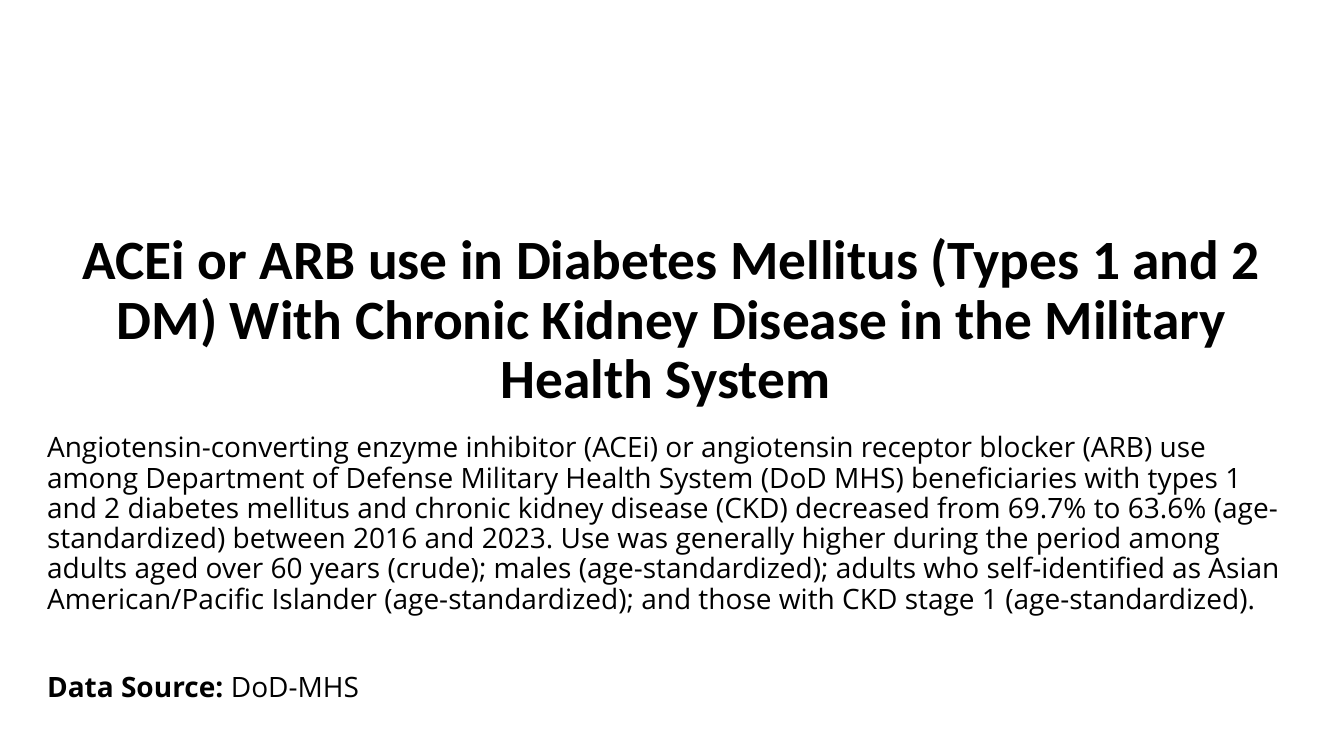
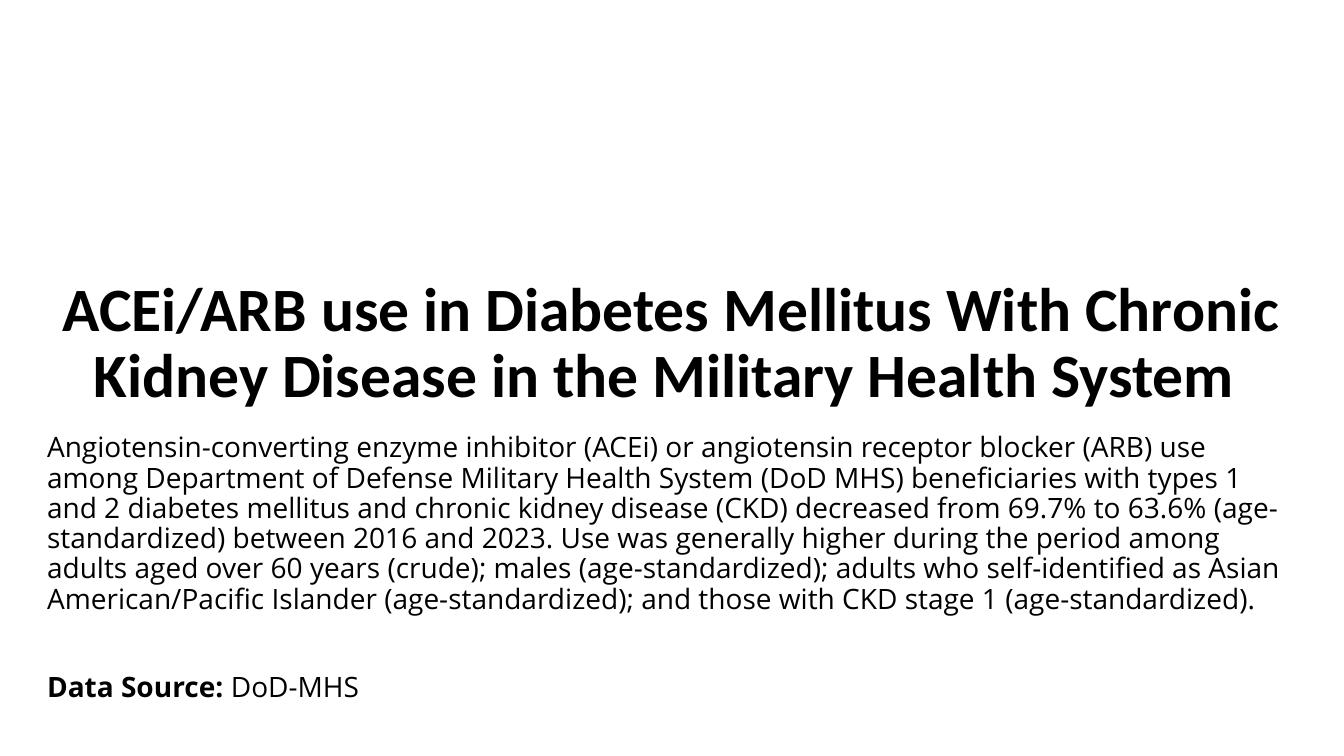
Before and after one commit to CDCgov/nccdphp-ddt-kdss, a slide deck: slide 1 of CKDSurveillance/PPT/Q814.pptx. Drawn at 1344x756 pixels with LibreOffice and Linux fonts; fonts in the diff are those of the drawing; background and template pictures are left out. Boxes give left, top, right and bottom in pixels: in the first picture for what was removed or moved away, otherwise in the second. Text is boxed around its words. In the diff, an @@ line names an element or a change of style, - is before the commit and + after.

```diff
--- a/CKDSurveillance/PPT/Q814.pptx
+++ b/CKDSurveillance/PPT/Q814.pptx
@@ title at (63,287,1279,407): text changed; size 39.6 to 44 pt @@
-ACEi or ARB use in Diabetes Mellitus (Types 1 and 2 DM) With Chronic Kidney Disease in the Military Health System
+ACEi/ARB use in Diabetes Mellitus With Chronic Kidney Disease in the Military Health System
```
Also in this commit, not shown: 4 other slides changed, 2 other files.
